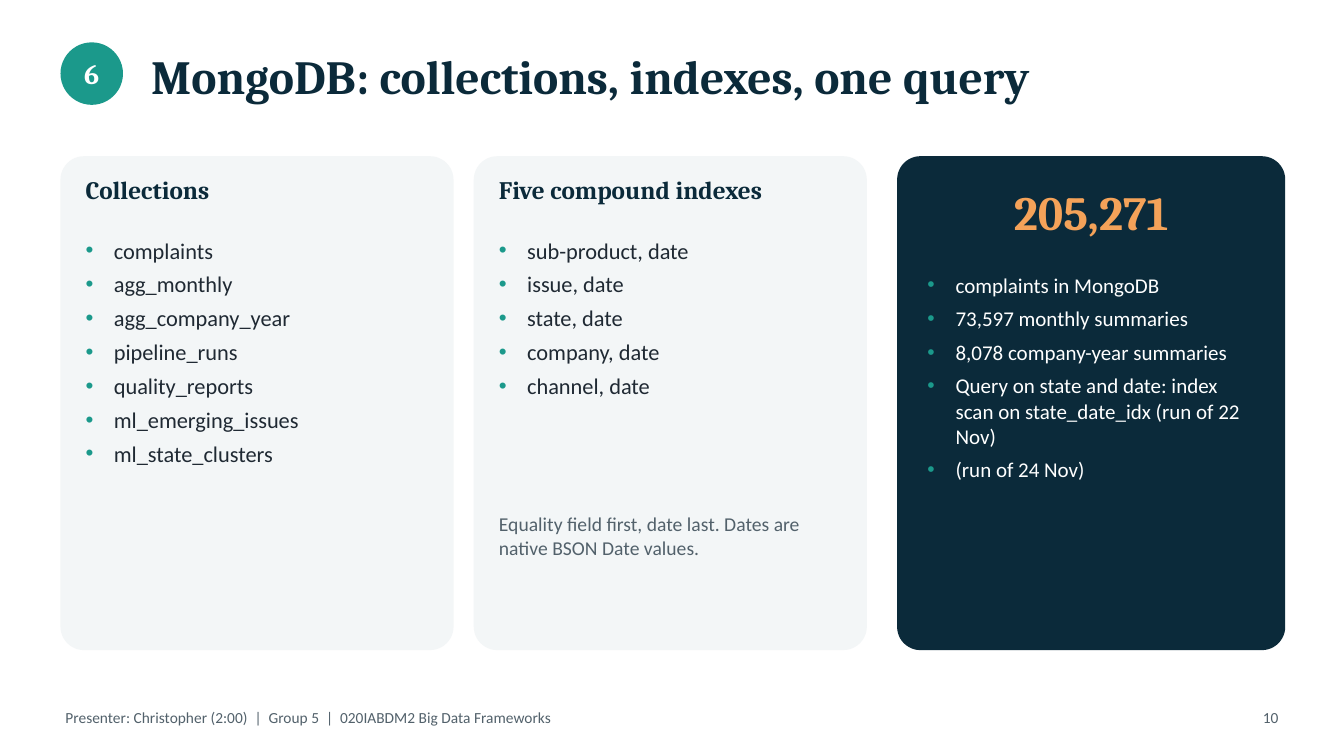
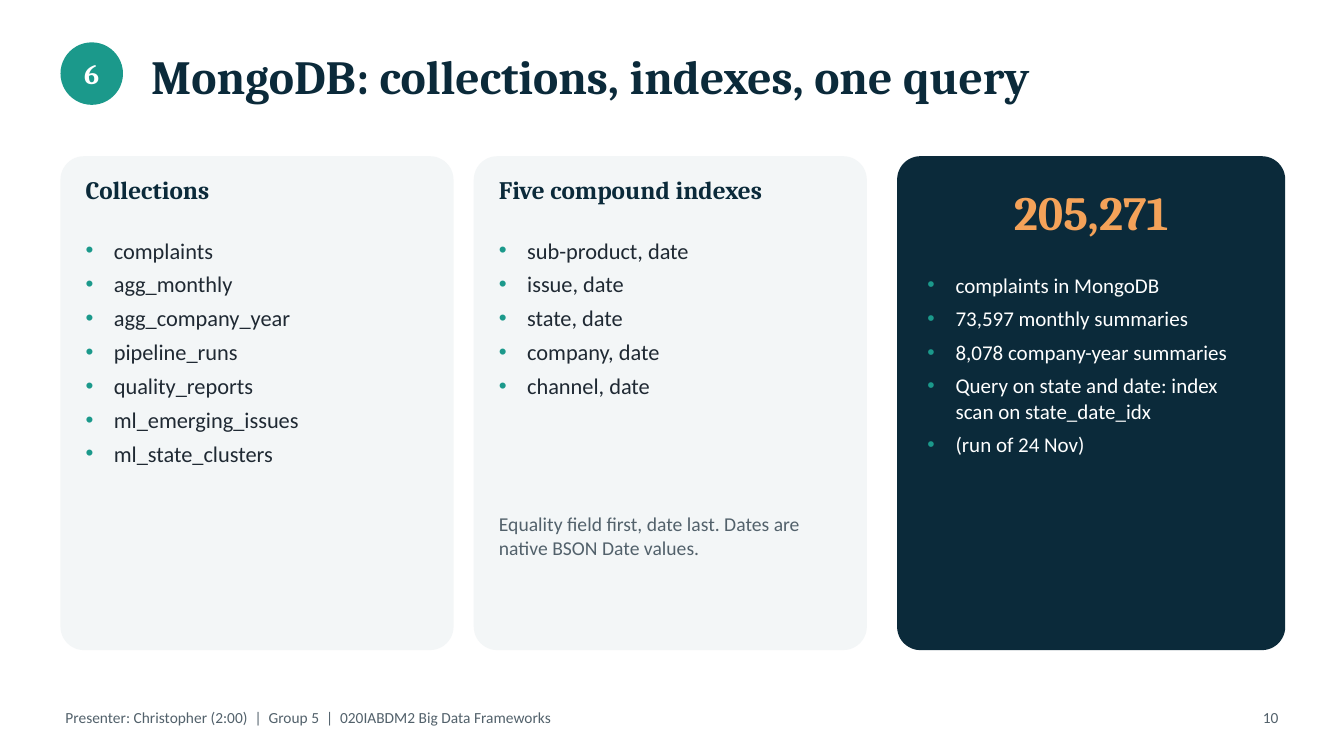
Before and after one commit to Joseph-Nasr-USJ/cfpb-money-transfers-platform, a slide deck: slide 10 of docs/presentation/slides_draft.pptx. Drawn at 1344x756 pixels with LibreOffice and Linux fonts; fonts in the diff are those of the drawing. Boxes give left, top, right and bottom in pixels: in the first picture for what was removed or moved away, otherwise in the second. Text is boxed around its words. In the diff, an @@ line names an element or a change of style, - is before the commit and + after.

```diff
--- a/docs/presentation/slides_draft.pptx
+++ b/docs/presentation/slides_draft.pptx
@@ text at (956, 378, 1217, 422): text changed @@
-• Query on state and date: index scan on state_date_idx (run of 22 Nov)
+• Query on state and date: index scan on state_date_idx
```
Also in this commit, not shown: 1 other slide changed, 9 other files.
